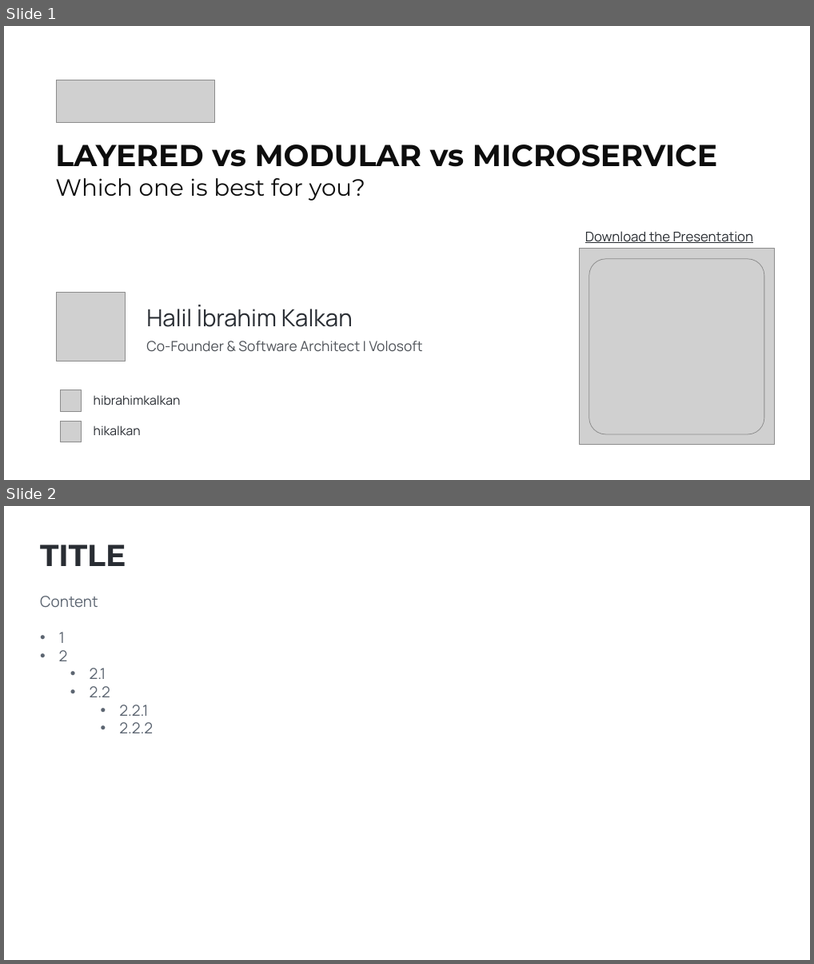
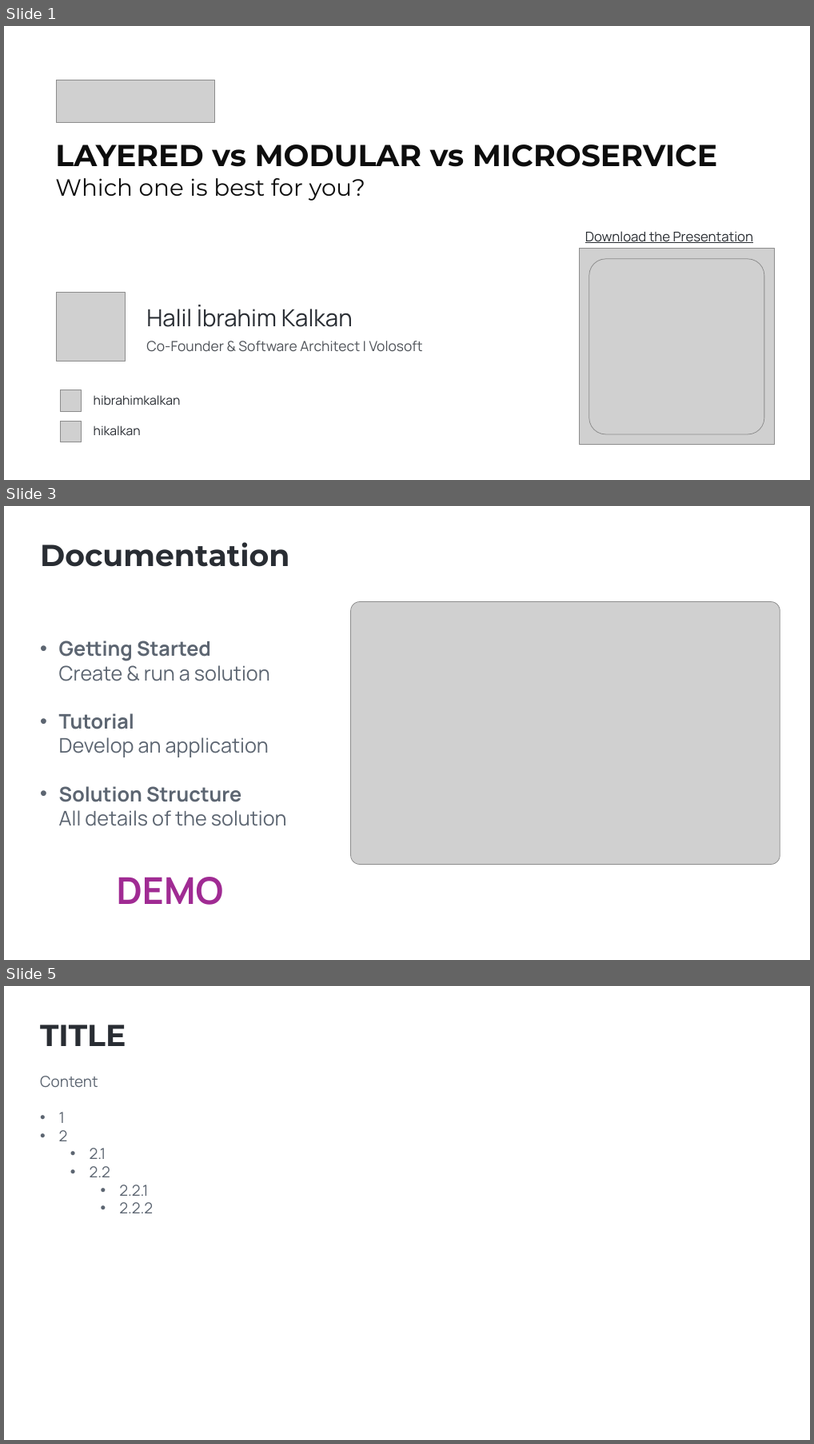
Before and after one commit to hikalkan/presentations, a slide deck: 2025-01-09 ABP Community Talks 2025.1/Which Architecture.pptx. Shown one above the other, each under a label of ours: slides 1 and 2 before the commit, slides 1, 3 and 5 after it; the slides between them are not shown. The pictures are 814x964 and 814x1444 pixels, drawn with LibreOffice and Linux fonts; fonts in the diff are those of the drawing; grey boxes stand for pictures; background and template pictures are left out. Boxes give left, top, right and bottom in pixels: in the first picture for what was removed or moved away, otherwise in the second. Text is boxed around its words. In the diff, an @@ line names an element or a change of style, - is before the commit and + after.

```diff
--- a/2025-01-09 ABP Community Talks 2025.1/Which Architecture.pptx
+++ b/2025-01-09 ABP Community Talks 2025.1/Which Architecture.pptx
@@ slide 3 added at (x1=4, y1=506, x2=810, y2=960), background picture (left out) @@
@@ text added at (x1=40, y1=542, x2=290, y2=567), 36 pt, text #292D33, bold @@
+Documentation
@@ picture added at (x1=351, y1=601, x2=781, y2=864) @@
@@ text added at (x1=59, y1=640, x2=287, y2=826), 24 pt, text #5C6571 @@
+• Getting Started
+  Create & run a solution
+• Tutorial
+  Develop an application
+• Solution Structure
+  All details of the solution
@@ text added at (x1=117, y1=876, x2=223, y2=904), 44 pt, text #A02B93, bold @@
+DEMO
@@ what was slide 2 is now slide 5 @@
```
Also in this commit, not shown: 7 other slides added.
